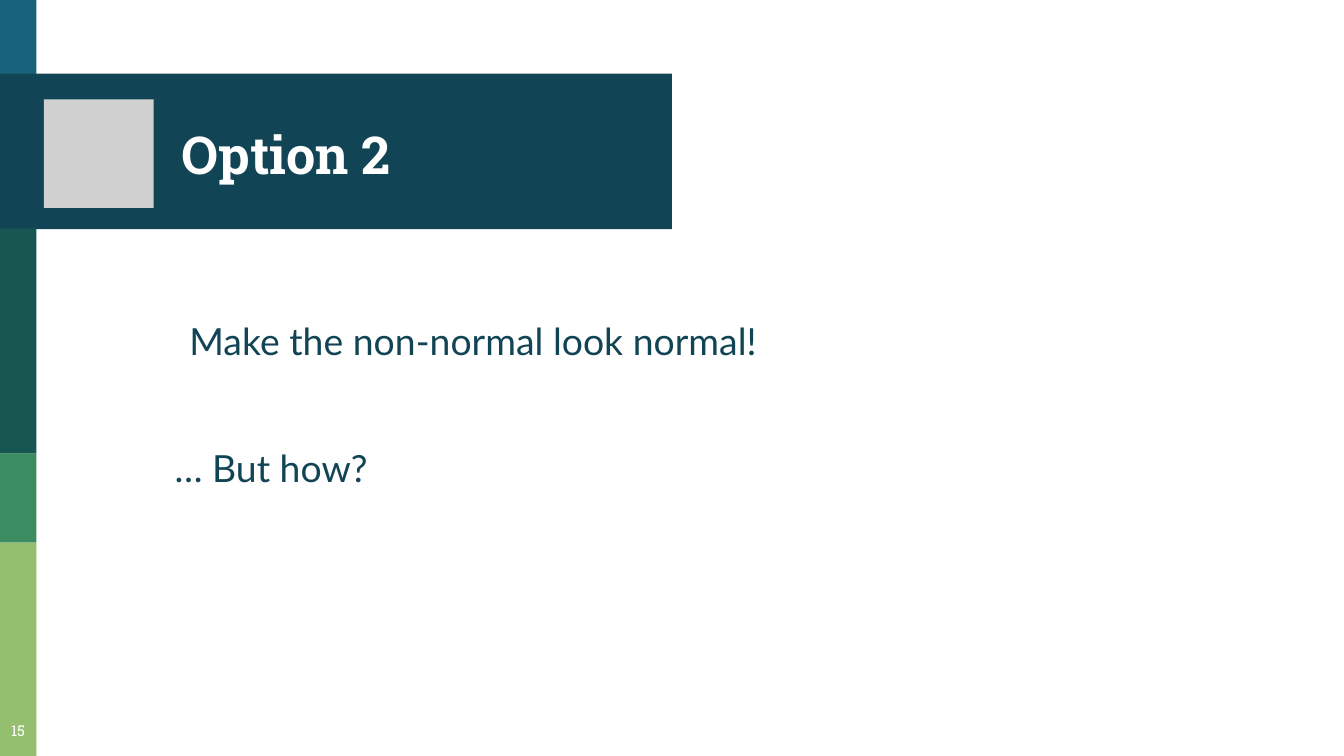
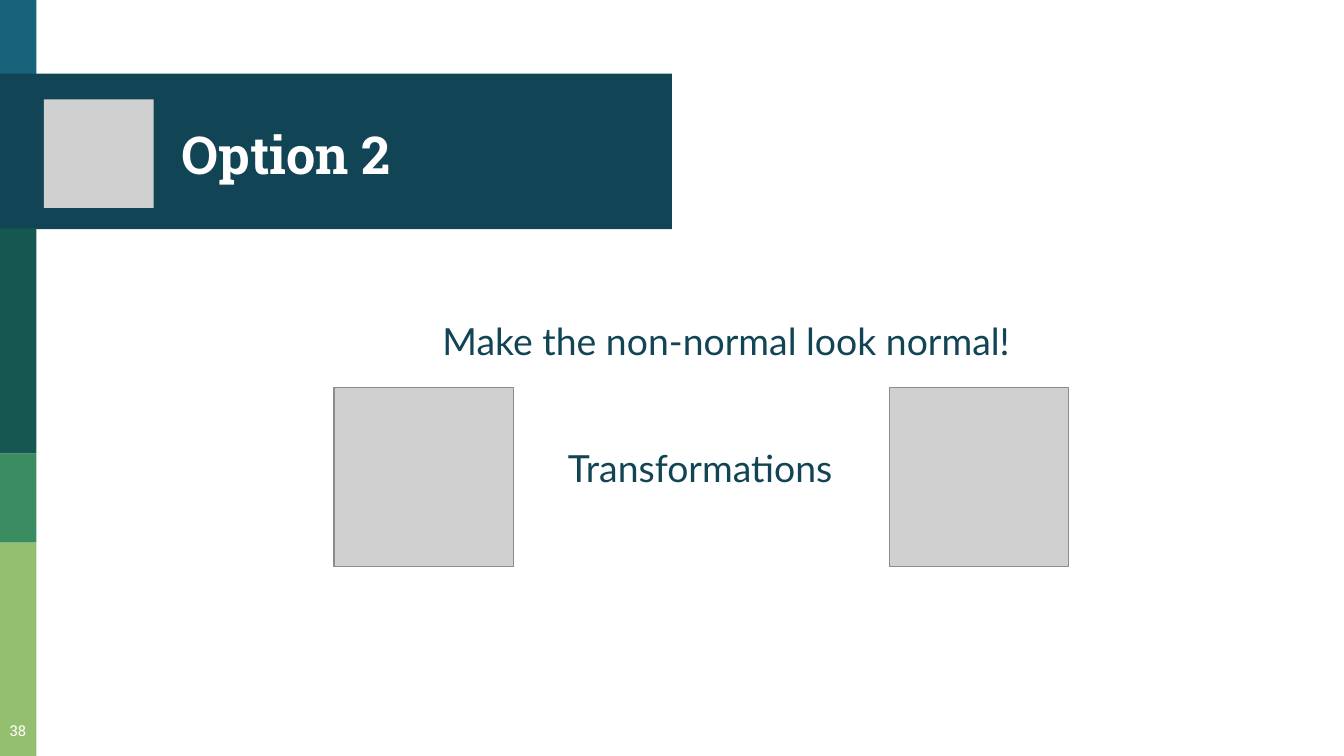
Before and after one commit to asphodelian/Math-760, a slide deck: slide 38 of Presentation/Ch4.6-4.8/M760 Ch4.6-Ch4.8.pptx (slide 15 before the commit). Drawn at 1344x756 pixels with LibreOffice and Linux fonts; fonts in the diff are those of the drawing; grey boxes stand for pictures. Boxes give left, top, right and bottom in pixels: in the first picture for what was removed or moved away, otherwise in the second. Text is boxed around its words. In the diff, an @@ line names an element or a change of style, - is before the commit and + after.

```diff
--- a/Presentation/Ch4.6-4.8/M760 Ch4.6-Ch4.8.pptx
+++ b/Presentation/Ch4.6-4.8/M760 Ch4.6-Ch4.8.pptx
@@ text "Make the non-normal look normal!" at box(442, 327, 1010, 356): alignment left to centre @@
@@ picture added at box(333, 387, 512, 566) @@
@@ picture added at box(890, 387, 1068, 566) @@
@@ text at box(568, 454, 832, 483): text changed @@
-… But how?
+Transformations
@@ page number at box(10, 725, 26, 736): text changed @@
-15
+38
```
Also in this commit, not shown: 5 other slides changed, 30 slides added, 24 slides removed.
